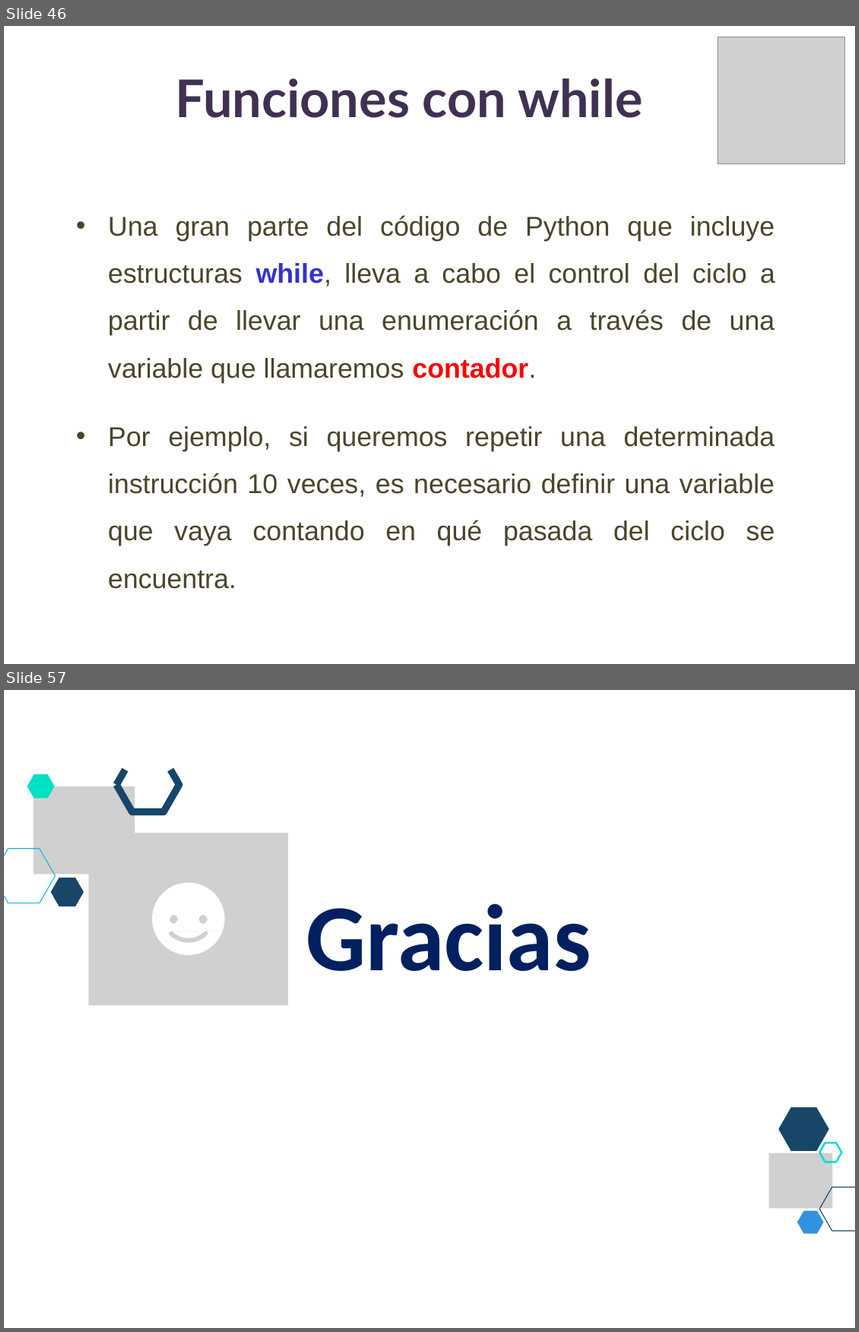
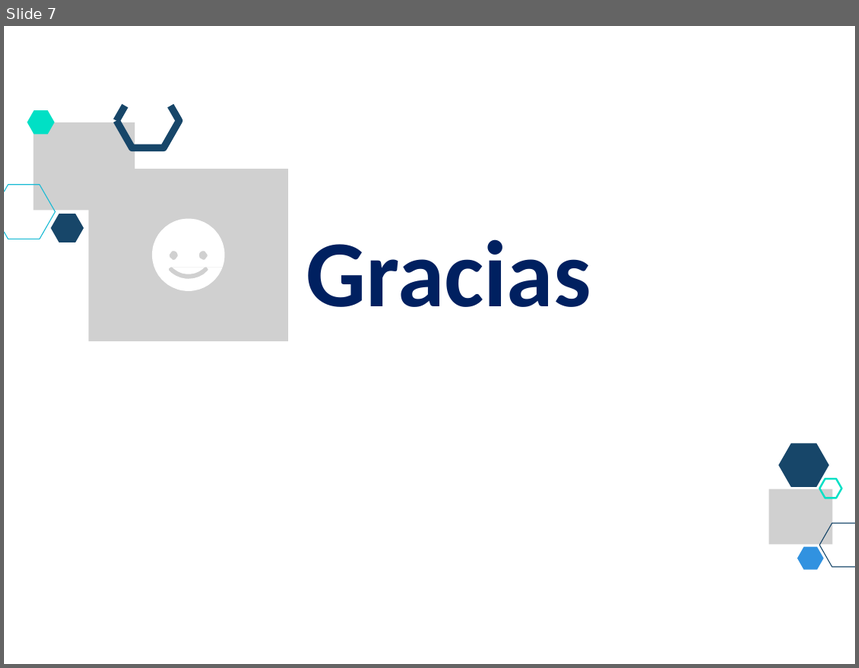
Before and after one commit to lizetheP/Tecnologias, a slide deck: Calendario/Presentaciones/0_Colores.pptx. Shown one above the other, each under a label of ours: slides 46 and 57 before the commit, slide 7 after it; the slides between them are not shown. The pictures are 859x1332 and 859x668 pixels, drawn with LibreOffice and Linux fonts; fonts in the diff are those of the drawing; grey boxes stand for pictures. Boxes give left, top, right and bottom in pixels: in the first picture for what was removed or moved away, otherwise in the second. Text is boxed around its words. In the diff, an @@ line names an element or a change of style, - is before the commit and + after.

```diff
--- a/Calendario/Presentaciones/0_Colores.pptx
+++ b/Calendario/Presentaciones/0_Colores.pptx
@@ slide 46 removed at (4, 26, 855, 664), background #FFFFFF @@
@@ picture removed at (718, 37, 846, 165) @@
@@ title removed at (176, 78, 642, 118) @@
-Funciones con while
@@ text removed at (108, 215, 775, 589) @@
-• Una gran parte del código de Python que incluye estructuras while, lleva a cabo el control del ciclo a partir de llevar una enumeración a través de una variable que llamaremos contador.
-• Por ejemplo, si queremos repetir una determinada instrucción 10 veces, es necesario definir una variable que vaya contando en qué pasada del ciclo se encuentra.
@@ what was slide 57 is now slide 7 @@
```
Also in this commit, not shown: 49 other slides removed, 5 other files.
